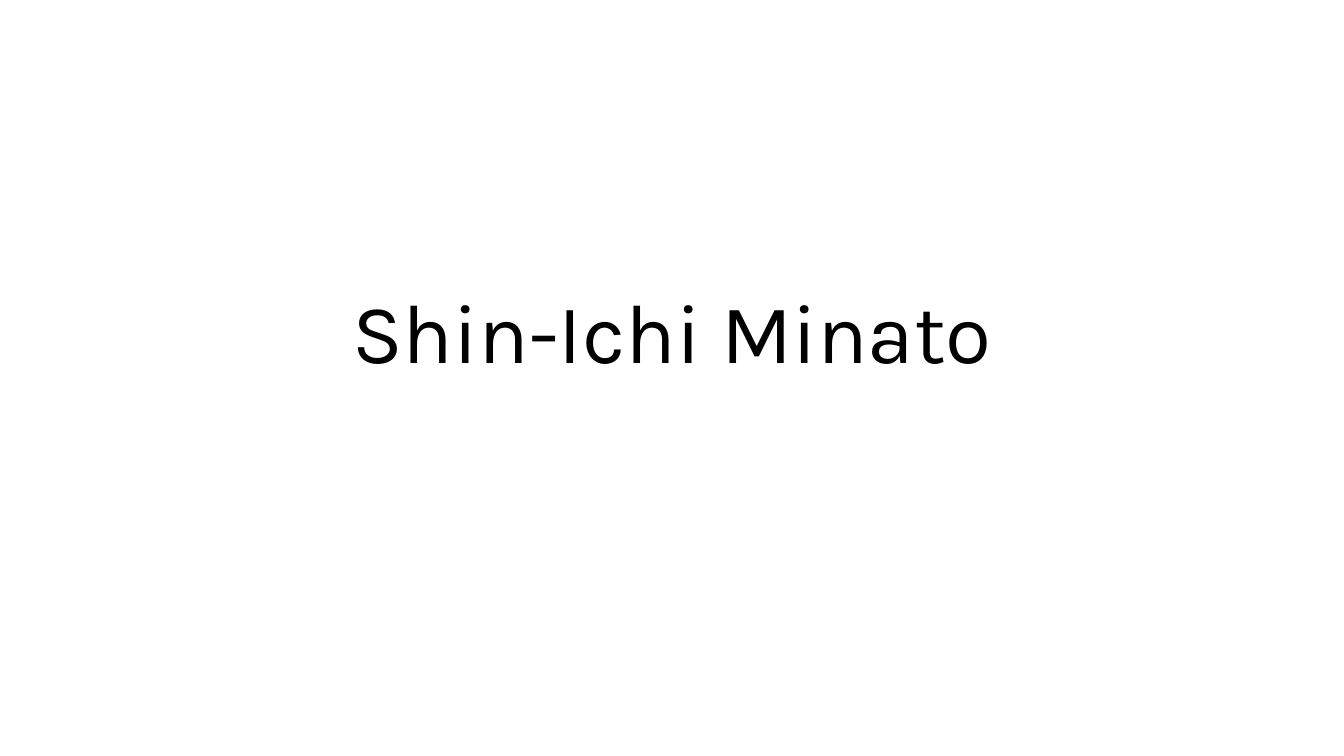
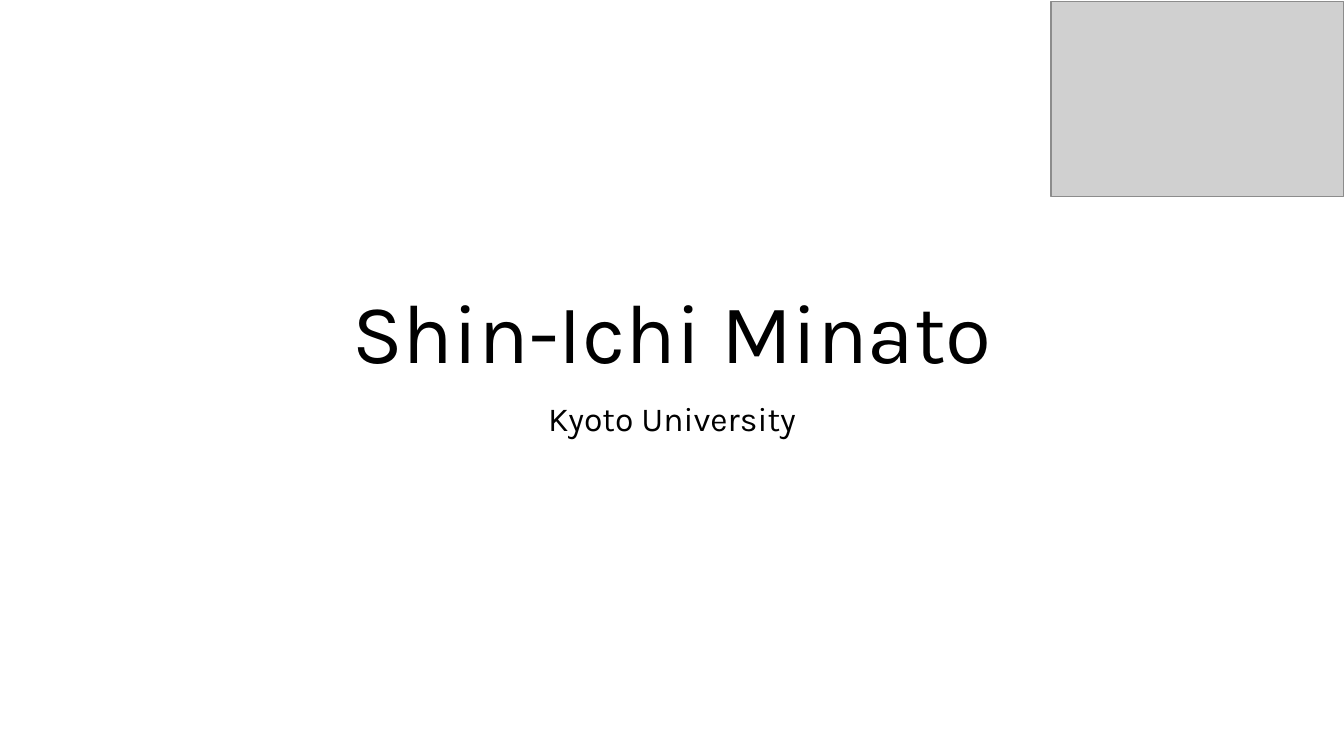
Before and after one commit to NikolajBjorner/ShonanArtOfSAT, a slide deck: slide 22 of Introductions.pptx. Drawn at 1344x756 pixels with LibreOffice and Linux fonts; fonts in the diff are those of the drawing; grey boxes stand for pictures. Boxes give left, top, right and bottom in pixels: in the first picture for what was removed or moved away, otherwise in the second. Text is boxed around its words. In the diff, an @@ line names an element or a change of style, - is before the commit and + after.

```diff
--- a/Introductions.pptx
+++ b/Introductions.pptx
@@ picture added at (1052, 1, 1344, 197) @@
@@ subtitle added at (548, 408, 795, 440), 24 pt, text #000000 @@
+Kyoto University
```
Also in this commit, not shown: 16 other slides changed.
